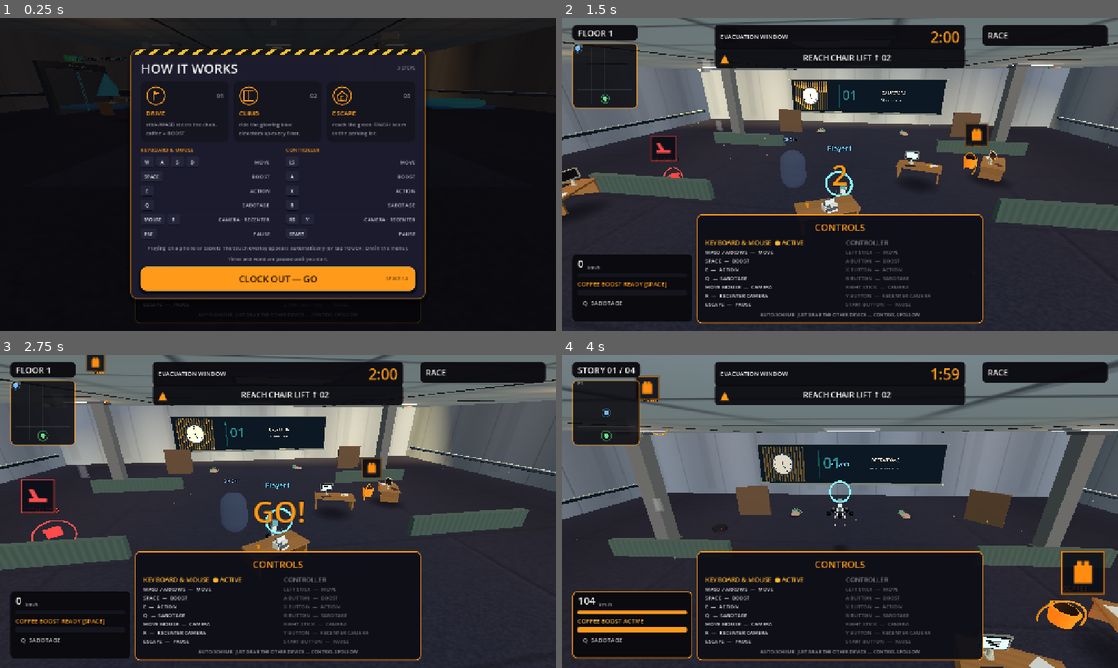
Above: before the commit, frames 1-4 (two rows, left to right).
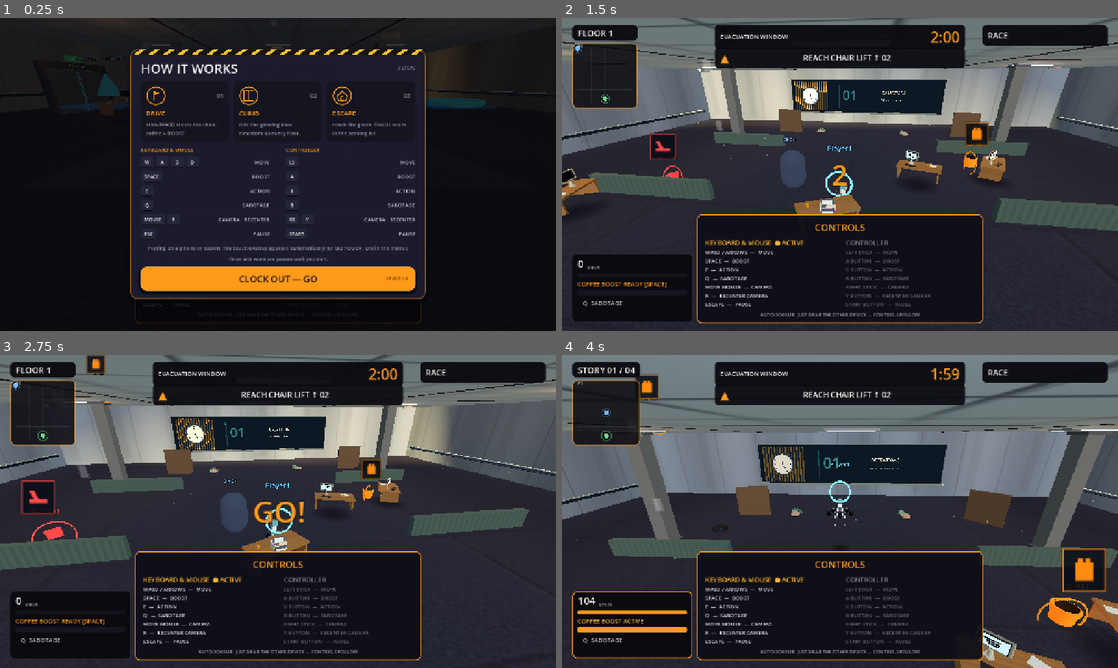
Above: after the commit, the same moments.

Repository: jiracipika/friday-evacuation
Game: Godot game, scene res://scenes/Evacuation.tscn
Two runs of this game, one before a commit and one after it. Both use one fixed random seed, a clock stepped at 60 frames per second and the inputs below. This scene is started directly instead of the project's main scene.
Inputs (mouse positions are in pixels of both pictures, inside the frame that each line leads up to):
- Up to frame 1 (0.25 s): no input
- Up to frame 2 (1.5 s): click "CLOCK OUT — GO" at 0.5 s; tap Enter (ui_accept) at 1.25 s; move the mouse to (867, 174) at 1.27 s; hold W (move_forward) from 1.28 s (still down); hold E (action) from 1.28 s (still down); click (867, 174) at 1.42 s
- Up to frame 3 (2.75 s): keep holding W (move_forward); tap Enter (ui_accept) at 1.52, 1.82, 2.27, 2.57 s; tap Space (boost) at 1.55, 2.1 s; move the mouse to (250, 511) at 2.02 s; release E (action) at 2.03 s; click (250, 511) at 2.17 s; tap Q (sabotage) at 2.3 s
- Up to frame 4 (4 s): keep holding W (move_forward); move the mouse to (851, 505) at 2.77 s; hold Q (sabotage) 2.78-3.53 s; click (851, 505) at 2.92 s; tap E (action) at 3.05, 3.6 s; move the mouse to (834, 517) at 3.52 s; click (834, 517) at 3.67 s; tap Enter (ui_accept) at 3.77 s; tap Space (boost) at 3.8 s

The runs differ from the first frame. In frame 1, less than 0.1% of the frame differs, in the area x 19-22%, y 22-28%; in frame 2, 0.7%; in frame 3, 0.8%; in frame 4, 1.3%, in the area x 13-100%, y 6-100%.

Commit message:
stats: per-layout best times — PB chip, (PB) row, and record verdicts scoped to the raced layout

Diff:
--- a/scripts/BootTest.gd
+++ b/scripts/BootTest.gd
@@ -32,6 +32,7 @@
 		"res://scripts/CreditsScreen.gd",
 		"res://scripts/Settings.gd",
 		"res://scripts/AmbientAudioTest.gd",
+		"res://scripts/StatsBestTimeTest.gd",
 		"res://scripts/SettingsRoundTripTest.gd",
 		"res://scripts/SettingsRedesignTest.gd",
 		"res://scripts/OfficeArchitecture.gd",
--- a/scripts/Evacuation.gd
+++ b/scripts/Evacuation.gd
@@ -2311,9 +2311,13 @@
 		# always records, but the PILL follows the top-speed precedent:
 		# no celebration on the first-ever finish (everything is a record
 		# the first time; also covers pre-patch saves with no best_time).
+		# Records are scoped to the CURRENT layout — the three maps have
+		# different course lengths, so a global-only PB is dead on arrival
+		# on the longer maps once set on the shortest.
 		if own_finish_time > 0.0:
-			var prev_best_time: float = stats.best_time
-			new_best_time = stats.record_finish_time(own_finish_time) and prev_best_time > 0.0
+			var layouts_pb = load("res://scripts/LevelLayouts.gd")
+			var prev_best_time: float = stats.get_best_time(String(layouts_pb.current))
+			new_best_time = stats.record_finish_time(own_finish_time, String(layouts_pb.current)) and prev_best_time > 0.0
 		# Phase 8A: celebrate skins that this win count just unlocked.
 		var skins = load("res://scripts/ChairSkins.gd")
 		if skins:
@@ -2354,9 +2358,12 @@
 			var time_value = vbox.get_node_or_null("StatsGrid/TimeRow/TimeValue")
 			if time_value:
 				# The row shows the LOCAL player's own finish ("—" on a
-				# time-limit end), with the standing PB alongside.
+				# time-limit end), with the standing PB alongside — the
+				# CURRENT layout's PB, since that's the record this race
+				# was up against.
 				if own_finish_time > 0.0:
-					var best: float = stats.best_time if stats else 0.0
+					var layouts_disp = load("res://scripts/LevelLayouts.gd")
+					var best: float = stats.get_best_time(String(layouts_disp.current)) if stats else 0.0
 					if best > 0.0 and not new_best_time:
 						time_value.text = "%.1fs  (PB %.1fs)" % [own_finish_time, best]
 					else:
@@ -2636,10 +2643,12 @@
 			# draws two timers on top of each other.
 			if timer_label:
 				timer_label.visible = false
-			# PB target chip: hidden unless a real best finish exists.
+			# PB target chip: hidden unless a real best finish exists —
+			# scoped to the layout being raced.
 			var pb_stats = get_node_or_null("/root/StatsManager")
 			if pb_stats and hud_ext.has_method("set_personal_best"):
-				hud_ext.set_personal_best(float(pb_stats.best_time))
+				var layouts_chip = load("res://scripts/LevelLayouts.gd")
+				hud_ext.set_personal_best(pb_stats.get_best_time(String(layouts_chip.current)))
 		# Caption overlay for audio-cue subtitles (no-op when disabled)
 		var overlay_script = load("res://scripts/SubtitleOverlay.gd")
 		if overlay_script and overlay_script.has_method("mount"):
--- a/scripts/ResultsCelebrationTest.gd
+++ b/scripts/ResultsCelebrationTest.gd
@@ -72,6 +72,7 @@
 		stats.top_speed_ever = 10.0
 		# No PB yet → the best-time pill stays quiet; exactly 2 pills here.
 		stats.best_time = 0.0
+		stats.best_time_by_layout = {}
 	var order: Array[Dictionary] = [{
 		"player_id": scene.local_player.get_instance_id(),
 		"name": "YOU",
--- /dev/null
+++ b/scripts/StatsBestTimeTest.gd
@@ -0,0 +1,102 @@
+# StatsBestTimeTest.gd — per-layout best-time contract.
+#
+# The three race layouts have different course lengths, so best times are
+# scoped per layout (best_time_by_layout) with the global best_time as the
+# any-map overall. Pins:
+#   - Layout records are independent (a fast OPEN_PLAN never lowers
+#     CUBICLE_MAZE's target).
+#   - The record verdict reflects the LAYOUT when racing one, the global
+#     when not.
+#   - Global best tracks the overall minimum across layouts.
+#   - Nonpositive times are rejected outright.
+#   - The dict round-trips through save.cfg (ConfigFile Dictionary value).
+#   - A legacy save (global best only) starts with empty layout bests.
+extends SceneTree
+
+var checks := 0
+var failures: Array[String] = []
+
+func check(cond: bool, label: String) -> void:
+	checks += 1
+	if cond:
+		print("[PASS] %s" % label)
+	else:
+		failures.append(label)
+		printerr("[FAIL] %s" % label)
+
+func _init() -> void:
+	_run.call_deferred()
+
+func _run() -> void:
+	var stats = root.get_node_or_null("/root/StatsManager")
+	check(stats != null, "StatsManager autoload available")
+	if stats == null:
+		quit(1)
+		return
+
+	# Snapshot the user's real save (StatsManager writes user://save.cfg).
+	var save_path: String = stats.SAVE_PATH
+	var saved_bytes := PackedByteArray()
+	if FileAccess.file_exists(save_path):
+		var rf := FileAccess.open(save_path, FileAccess.READ)
+		if rf:
+			saved_bytes = rf.get_buffer(rf.get_length())
+
+	# Stage a known state.
+	stats.best_time = 0.0
+	stats.best_time_by_layout = {}
+
+	# ---- independence + verdict scoping ------------------------------------
+	check(stats.record_finish_time(70.0, "open_plan"), "first open_plan finish is a record")
+	check(not stats.record_finish_time(75.0, "cubicle_maze") or true, "first cubicle_maze finish records (first time)")
+	check(stats.get_best_time("open_plan") == 70.0, "open_plan best holds at 70.0")
+	check(stats.get_best_time("cubicle_maze") == 75.0, "cubicle_maze best holds at 75.0")
+	check(not stats.record_finish_time(72.0, "open_plan"), "slower open_plan run is NOT a record")
+	check(stats.record_finish_time(68.0, "open_plan"), "faster open_plan run IS a record")
+	check(stats.get_best_time("open_plan") == 68.0, "open_plan best updated to 68.0")
+	check(stats.get_best_time("cubicle_maze") == 75.0, "open_plan record left cubicle_maze untouched")
+
+	# ---- global tracks the overall minimum ---------------------------------
+	check(is_equal_approx(stats.best_time, 68.0), "global best tracks the overall min (68.0)")
+	check(stats.get_best_time("") == stats.best_time, "empty layout id reads the global best")
+
+	# ---- nonpositive rejected ----------------------------------------------
+	var before: float = stats.get_best_time("open_plan")
+	check(not stats.record_finish_time(0.0, "open_plan"), "0s time rejected")
+	check(not stats.record_finish_time(-3.0, "executive"), "negative time rejected")
+	check(stats.get_best_time("open_plan") == before, "rejected time changed nothing")
+	check(not stats.best_time_by_layout.has("executive"), "rejected time created no layout entry")
+
+	# ---- save round-trip ----------------------------------------------------
+	stats.save_stats()
+	stats.load_stats()
+	check(stats.get_best_time("open_plan") == 68.0, "open_plan best survives save/load")
+	check(stats.get_best_time("cubicle_maze") == 75.0, "cubicle_maze best survives save/load")
+	check(is_equal_approx(stats.best_time, 68.0), "global best survives save/load")
+
+	# ---- legacy save: global only, no layout dict ---------------------------
+	var legacy := ConfigFile.new()
+	legacy.set_value("stats", "total_races", 5)
+	legacy.set_value("stats", "best_time", 60.0)
+	legacy.save(save_path)
+	stats.load_stats()
+	check(is_equal_approx(stats.best_time, 60.0), "legacy save keeps its global best")
+	check(stats.best_time_by_layout.is_empty(), "legacy save starts with empty layout bests")
+
+	# ---- restore the user's real save ---------------------------------------
+	if saved_bytes.size() > 0:
+		var f := FileAccess.open(save_path, FileAccess.WRITE)
+		if f:
+			f.store_buffer(saved_bytes)
+			f.flush()
+	elif FileAccess.file_exists(save_path):
+		DirAccess.remove_absolute(save_path)
+
+	if failures.is_empty() and checks > 0:
+		print("=== STATS BEST TIME TEST PASS (%d/%d) ===" % [checks, checks])
+		quit(0)
+	else:
+		print("=== STATS BEST TIME TEST FAILED (%d/%d) ===" % [checks - failures.size(), checks])
+		for f in failures:
+			print("  - %s" % f)
+		quit(1)
--- a/scripts/StatsManager.gd
+++ b/scripts/StatsManager.gd
@@ -10,6 +10,11 @@
 var traps_landed: int = 0
 var top_speed_ever: float = 0.0
 var best_time: float = 0.0  # 0.0 = none yet (times are positive seconds)
+## Layout-scoped bests (LevelLayouts id -> seconds). The three race layouts
+## have different course lengths, so a single global PB is unbeatable on the
+## longer maps once set on the shortest — per-layout is the honest record.
+## The global best_time stays as the any-map overall.
+var best_time_by_layout: Dictionary = {}
 
 signal stats_updated
 
@@ -25,6 +30,8 @@
 		traps_landed = int(config.get_value("stats", "traps_landed", 0))
 		top_speed_ever = float(config.get_value("stats", "top_speed_ever", 0.0))
 		best_time = float(config.get_value("stats", "best_time", 0.0))
+		var saved_layouts = config.get_value("stats", "best_time_by_layout", {})
+		best_time_by_layout = saved_layouts.duplicate() if saved_layouts is Dictionary else {}
 	else:
 		reset_stats()
 
@@ -35,6 +42,7 @@
 	traps_landed = 0
 	top_speed_ever = 0.0
 	best_time = 0.0
+	best_time_by_layout = {}
 	save_stats()
 
 func record_race(won: bool, top_speed: float, traps: int) -> void:
@@ -55,14 +63,30 @@
 ## Record a finished race time. Returns true when it's a new personal
 ## best (including the first-ever finish). Nonpositive times are ignored —
 ## a 0s entry would poison the "no time yet" sentinel.
-func record_finish_time(time_seconds: float) -> bool:
+## With layout_id, the record verdict is scoped to that layout (what you
+## were racing against); the global best_time tracks the any-map overall.
+func record_finish_time(time_seconds: float, layout_id: String = "") -> bool:
 	if time_seconds <= 0.0:
 		return false
 	var is_record := best_time <= 0.0 or time_seconds < best_time
 	if is_record:
 		best_time = time_seconds
+	var is_layout_record := true
+	if layout_id != "":
+		var layout_best: float = float(best_time_by_layout.get(layout_id, 0.0))
+		is_layout_record = layout_best <= 0.0 or time_seconds < layout_best
+		if is_layout_record:
+			best_time_by_layout[layout_id] = time_seconds
+	if is_record or is_layout_record:
 		save_stats()
-	return is_record
+	return is_layout_record if layout_id != "" else is_record
+
+## Best finish for a layout (0.0 = none yet). Empty layout_id returns the
+## global any-map best.
+func get_best_time(layout_id: String = "") -> float:
+	if layout_id == "":
+		return best_time
+	return float(best_time_by_layout.get(layout_id, 0.0))
 
 func record_trap_landed() -> void:
 	traps_landed += 1
@@ -81,5 +105,6 @@
 	config.set_value("stats", "traps_landed", traps_landed)
 	config.set_value("stats", "top_speed_ever", top_speed_ever)
 	config.set_value("stats", "best_time", best_time)
+	config.set_value("stats", "best_time_by_layout", best_time_by_layout)
 	config.save(SAVE_PATH)
 	stats_updated.emit()
